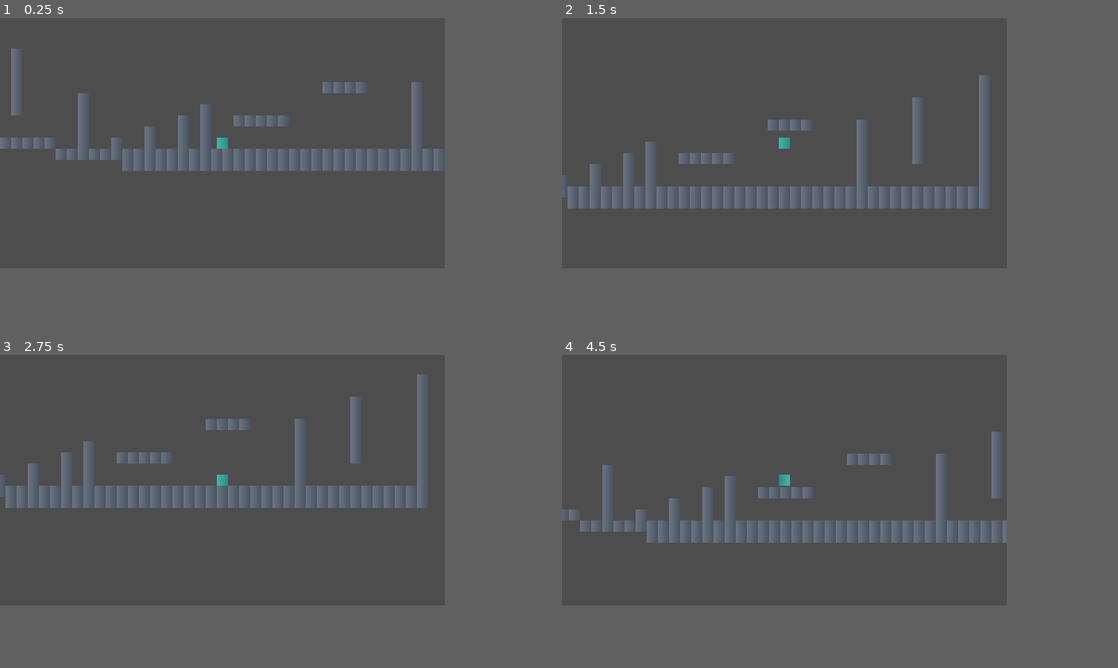
Above: before the commit, frames 1-4 (two rows, left to right).
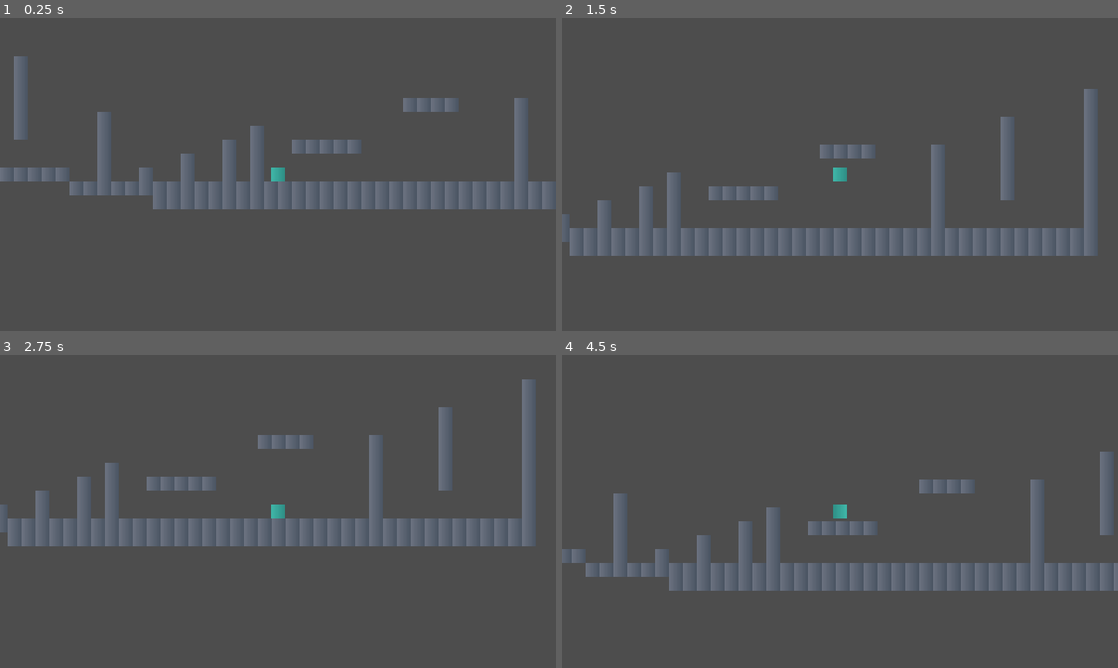
Above: after the commit, the same moments.

Repository: xxiiping/game-2d
Game: Godot game, scene res://scenes/levels/level_01.tscn
Same seed, same stepped clock (60 frames per second), same inputs: the game is played once before the commit and once after it.
Inputs (mouse positions are in pixels of both pictures, inside the frame that each line leads up to):
- Up to frame 1 (0.25 s): no input
- Up to frame 2 (1.5 s): tap Enter at 0.5 s; move the mouse to (884, 130) at 0.52 s; hold D (move_right) 0.53-1.25 s; tap Shift (dash) at 0.6 s; click (884, 130) at 0.67 s; tap Space (jump) at 0.77, 0.8, 1.07 s; drag from (695, 155) to (762, 193) at 1.27 s
- Up to frame 3 (2.75 s): tap R (restart) at 2 s; move the mouse to (266, 423) at 2.02 s; hold D (move_right) from 2.03 s (still down); tap Shift (dash) at 2.1 s; tap Space (jump) at 2.3 s
- Up to frame 4 (4.5 s): release D (move_right) at 2.75 s; drag from (762, 530) to (650, 442) at 2.77 s; tap R (restart) at 3.5 s; move the mouse to (917, 517) at 3.52 s; hold A (move_left) 3.53-4.25 s; tap Space (jump) at 3.6, 3.77, 4.07 s; drag from (650, 442) to (717, 417) at 4.27 s
In our replay, the window is 640x360 before the commit and 800x450 after it. These sizes can differ from the game's own. Grey fills any space a smaller window leaves; there, only what the larger window draws over its background counts as a difference.

The runs differ from the first frame. In frame 1, 15% of the frame differs, in the area x 0-100%, y 9-62%; in frame 2, 17%; in frame 3, 17%, in the area x 0-97%, y 6-62%; in frame 4, 15%.

Commit message:
项目尺度从 8px 基准升级到 16px 基准
- 瓦片尺寸：8×8 → 16×16（tileset + 纹理 + 碰撞多边形）
- 玩家碰撞体：8×8 → 16×16
- 占位纹理：GradientTexture2D 8×8 → 16×16
- 移动数值：全部 px 单位参数翻倍（速度/加速度/距离/推力）
- 时间参数不变（coyote/buffer/lock 等保持原值）
- 视口：320×180 → 640×360（全分辨率完美整数缩放）
- 关卡玩家出生点调整
- 文档尺度引用同步更新

640×360 视口对 720p/1080p/2K/4K 均为整数倍，像素锐利无模糊

Co-Authored-By: Claude <noreply@anthropic.com>

Diff:
--- a/assets/placeholder/player_placeholder.tres
+++ b/assets/placeholder/player_placeholder.tres
@@ -5,5 +5,5 @@
 
 [resource]
 gradient = SubResource("Gradient_hp05m")
-width = 8
-height = 8
+width = 16
+height = 16
--- a/assets/placeholder/tile_placeholder.tres
+++ b/assets/placeholder/tile_placeholder.tres
@@ -5,5 +5,5 @@
 
 [resource]
 gradient = SubResource("Gradient_tcec8")
-width = 8
-height = 8
+width = 16
+height = 16
--- a/assets/placeholder/tileset.tres
+++ b/assets/placeholder/tileset.tres
@@ -4,11 +4,11 @@
 
 [sub_resource type="TileSetAtlasSource" id="atlas_0"]
 texture = ExtResource("1_tile")
-texture_region_size = Vector2i(8, 8)
+texture_region_size = Vector2i(16, 16)
 0:0/0 = 0
-0:0/0/physics_layer_0/polygon_0/points = PackedVector2Array(-4, -4, 4, -4, 4, 4, -4, 4)
+0:0/0/physics_layer_0/polygon_0/points = PackedVector2Array(-8, -8, 8, -8, 8, 8, -8, 8)
 
 [resource]
-tile_size = Vector2i(8, 8)
+tile_size = Vector2i(16, 16)
 physics_layer_0/collision_layer = 1
 sources/0 = SubResource("atlas_0")
--- a/project.godot
+++ b/project.godot
@@ -21,8 +21,8 @@
 
 [display]
 
-window/size/viewport_width=320
-window/size/viewport_height=180
+window/size/viewport_width=640
+window/size/viewport_height=360
 window/size/window_width_override=1280
 window/size/window_height_override=720
 window/stretch/mode="viewport"
--- a/resources/movement/player_default.tres
+++ b/resources/movement/player_default.tres
@@ -4,30 +4,30 @@
 
 [resource]
 script = ExtResource("1_config")
-max_speed = 90.0
-ground_accel = 900.0
-ground_friction = 1224.0
-turn_decel = 1980.0
-air_accel = 378.0
-air_brake = 720.0
-air_turn_decel = 990.0
-jump_velocity = -192.0
-rise_gravity = 633.6
-fall_gravity = 633.6
-max_fall_speed = 360.0
+max_speed = 180.0
+ground_accel = 1800.0
+ground_friction = 2448.0
+turn_decel = 3960.0
+air_accel = 756.0
+air_brake = 1440.0
+air_turn_decel = 1980.0
+jump_velocity = -384.0
+rise_gravity = 1267.2
+fall_gravity = 1267.2
+max_fall_speed = 720.0
 jump_cut_factor = 2.0
 coyote_time = 0.1
 jump_buffer_time = 0.1
 wall_jump_buffer_time = 0.1
-wall_slide_max = 84.0
-wall_slide_gravity = 240.0
-wall_jump_velocity = -185.0
-wall_jump_push = 155.0
-wall_jump_velocity_min = -125.0
-wall_jump_push_min = 105.0
+wall_slide_max = 168.0
+wall_slide_gravity = 480.0
+wall_jump_velocity = -370.0
+wall_jump_push = 310.0
+wall_jump_velocity_min = -250.0
+wall_jump_push_min = 210.0
 wall_jump_input_lock = 0.1
 wall_coyote_time = 0.2
-dash_speed = 228.0
+dash_speed = 456.0
 dash_up_scale = 0.75
 dash_gravity_lock = 0.15
 dash_control_lock = 0.075
@@ -35,8 +35,8 @@
 dash_active_time = 0.57
 dash_count = 1
 hitstop_time = 0.03
-dash_shake_amp = 1.0
+dash_shake_amp = 2.0
 dash_shake_time = 0.15
-corner_correction_px = 4
-corner_correction_v_px = 5
-corner_h_max_vy = 6.0
+corner_correction_px = 8
+corner_correction_v_px = 10
+corner_h_max_vy = 12.0
--- a/scenes/levels/level_01.tscn
+++ b/scenes/levels/level_01.tscn
@@ -10,4 +10,4 @@
 tile_set = ExtResource("1_2djvx")
 
 [node name="Player" parent="." unique_id=91519178 instance=ExtResource("3_qdh5e")]
-position = Vector2(40, 64)
+position = Vector2(80, 128)
--- a/scenes/player/player.tscn
+++ b/scenes/player/player.tscn
@@ -5,7 +5,7 @@
 [ext_resource type="Resource" path="res://resources/movement/player_default.tres" id="2_movement"]
 
 [sub_resource type="RectangleShape2D" id="RectangleShape2D_dovo2"]
-size = Vector2(8, 8)
+size = Vector2(16, 16)
 
 [node name="Player" type="CharacterBody2D" unique_id=91519178]
 script = ExtResource("1_dovo2")
--- a/scripts/resources/player_movement_config.gd
+++ b/scripts/resources/player_movement_config.gd
@@ -8,30 +8,30 @@
 # --- 水平移动 ---
 @export_group("Horizontal")
 ## 地面/空中同向加速的目标最大水平速度（px/s）。
-@export var max_speed := 90.0
+@export var max_speed := 180.0
 ## 地面同向加速率（px/s²）。
-@export var ground_accel := 900.0
+@export var ground_accel := 1800.0
 ## 地面无输入时水平减速，拉向 0（px/s²）。
-@export var ground_friction := 1224.0
+@export var ground_friction := 2448.0
 ## 地面反向输入时急刹到 0（px/s²）。
-@export var turn_decel := 1980.0
+@export var turn_decel := 3960.0
 ## 空中同向加速率（px/s²）。
-@export var air_accel := 378.0
+@export var air_accel := 756.0
 ## 空中无输入时水平减速，拉向 0（px/s²）。
-@export var air_brake := 720.0
+@export var air_brake := 1440.0
 ## 空中反向输入时急刹到 0，非拉向反向目标（px/s²）。
-@export var air_turn_decel := 990.0
+@export var air_turn_decel := 1980.0
 
 # --- 跳跃与重力（平地跳；与 Wall 组蹬墙跳参数独立）---
 @export_group("Jump / Gravity")
 ## 平地跳/土狼跳起跳瞬时竖直速度；负值表示向上（px/s）。
-@export var jump_velocity := -192.0
+@export var jump_velocity := -384.0
 ## 上升阶段重力加速度（px/s²）。
-@export var rise_gravity := 633.6
+@export var rise_gravity := 1267.2
 ## 下落阶段重力加速度（px/s²）。
-@export var fall_gravity := 633.6
+@export var fall_gravity := 1267.2
 ## 最大下落速度上限（px/s）。
-@export var max_fall_speed := 360.0
+@export var max_fall_speed := 720.0
 ## 松跳跃键时 velocity.y 除以该值，实现短跳。
 @export var jump_cut_factor := 2.0
 
@@ -47,17 +47,17 @@
 # --- 墙体（蹬墙跳/墙滑；与 Jump / Gravity 组平地跳参数独立）---
 @export_group("Wall")
 ## 墙滑时竖直下落速度上限（px/s）。
-@export var wall_slide_max := 84.0
+@export var wall_slide_max := 168.0
 ## 贴墙下滑时的下落加速度（px/s²）。
-@export var wall_slide_gravity := 240.0
+@export var wall_slide_gravity := 480.0
 ## 蹬墙跳竖直起跳速度，有水平输入时（px/s）。
-@export var wall_jump_velocity := -185.0
+@export var wall_jump_velocity := -370.0
 ## 蹬墙跳水平推力，有水平输入时；与竖直分量共同决定起跳角度（px/s）。
-@export var wall_jump_push := 155.0
+@export var wall_jump_push := 310.0
 ## 蹬墙跳竖直起跳速度，无水平输入时的小跳（px/s）。
-@export var wall_jump_velocity_min := -125.0
+@export var wall_jump_velocity_min := -250.0
 ## 蹬墙跳水平推力，无水平输入时（px/s）。
-@export var wall_jump_push_min := 105.0
+@export var wall_jump_push_min := 210.0
 ## 蹬墙跳后水平输入锁定时间，保护飞出动量（秒）。
 @export var wall_jump_input_lock := 0.1
 ## 墙土狼：须先贴墙接触，离墙后仍可蹬墙跳（秒）；@60fps 约 12 帧。
@@ -66,7 +66,7 @@
 # --- 冲刺 ---
 @export_group("Dash")
 ## 冲刺初速度模长，八向（px/s）。
-@export var dash_speed := 228.0
+@export var dash_speed := 456.0
 ## 向上冲刺时竖直分量缩放。
 @export var dash_up_scale := 0.75
 ## 冲刺后跳过重力与墙滑的重力锁定期（秒）。
@@ -82,15 +82,15 @@
 ## 冲刺触发时全局 time_scale=0 的定格时长（秒）。
 @export var hitstop_time := 0.03
 ## 冲刺相机震动幅度，沿冲刺方向（px）。
-@export var dash_shake_amp := 1.0
+@export var dash_shake_amp := 2.0
 ## 相机震动衰减时长（秒）。
 @export var dash_shake_time := 0.15
 
 # --- 转角修正 ---
 @export_group("Corner")
 ## 上升顶头被挡时，左右微移尝试滑过棱角的距离（px）。
-@export var corner_correction_px := 4
+@export var corner_correction_px := 8
 ## 水平移动被挡时，上下微移尝试滑过的距离（px）。
-@export var corner_correction_v_px := 5
+@export var corner_correction_v_px := 10
 ## 水平转角修正仅在 |vy| 低于此值时生效（px/s）。
-@export var corner_h_max_vy := 6.0
+@export var corner_h_max_vy := 12.0
Not shown, changed: README.md
Not shown, changed: docs/movement-params.md
